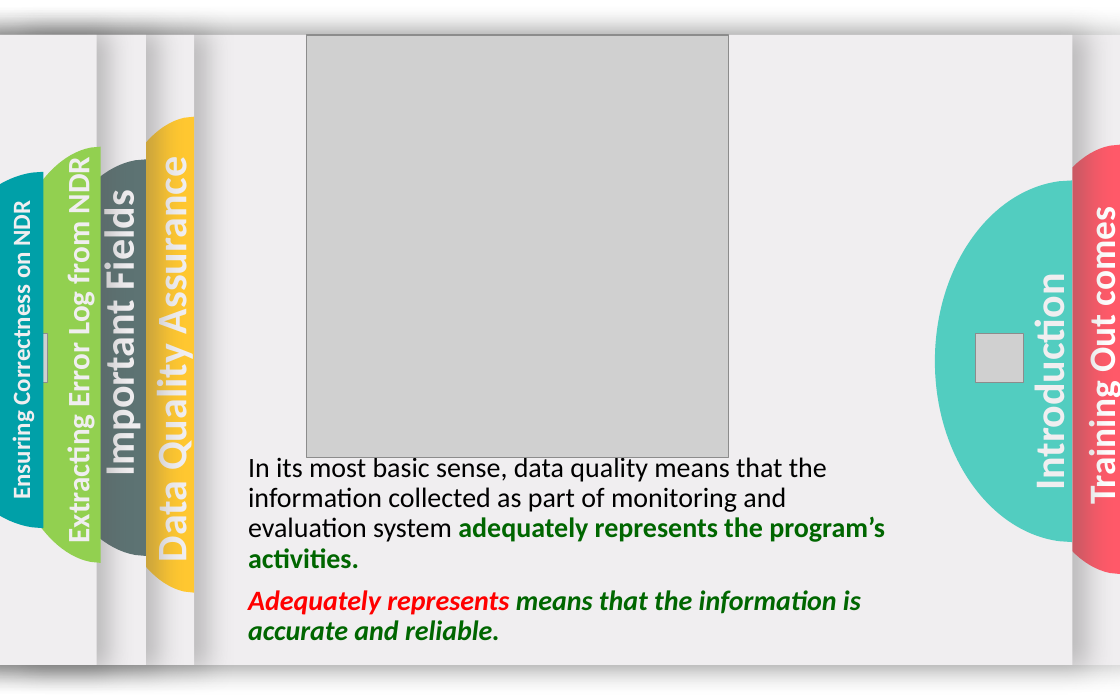
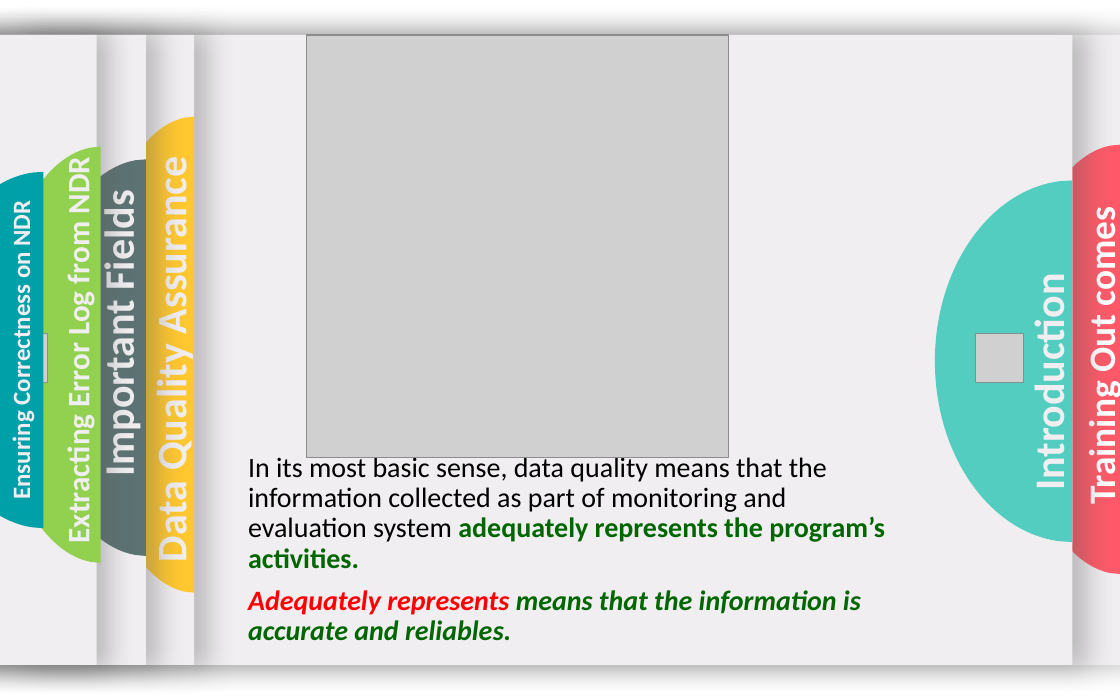
Before and after one commit to Nonyerem/Myrep, a slide deck: slide 3 of Error log.pptx. Drawn at 1120x700 pixels with LibreOffice and Linux fonts; fonts in the diff are those of the drawing; grey boxes stand for pictures; background and template pictures are left out. Boxes give left, top, right and bottom in pixels: in the first picture for what was removed or moved away, otherwise in the second. Text is boxed around its words. In the diff, an @@ line names an element or a change of style, - is before the commit and + after.

Commit message:
Udated new
Udated new

```diff
--- a/Error log.pptx
+++ b/Error log.pptx
@@ text at <box>248,590,861,641</box>: text changed @@
-Adequately represents means that the information is accurate and reliable.
+Adequately represents means that the information is accurate and reliables.
```
